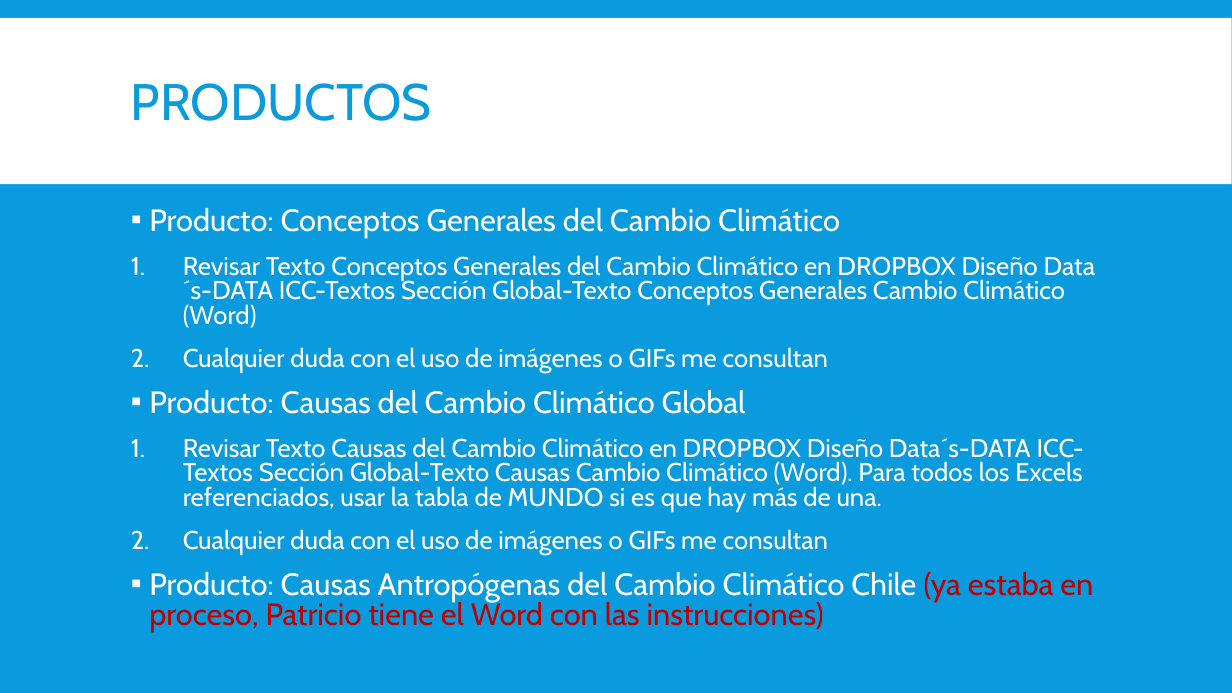
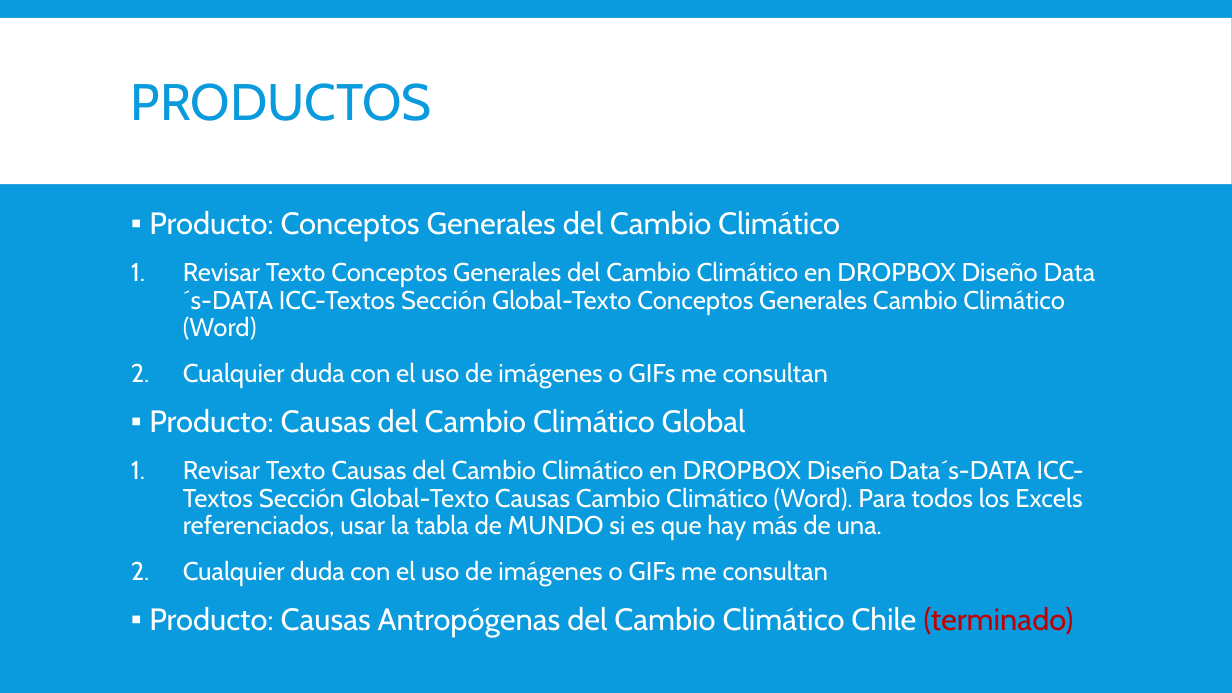
Before and after one commit to Sud-Austral/DATA-ICC, a slide deck: slide 2 of DATA CLIMA CREACION DE PRODUCTOS.pptx. Drawn at 1232x693 pixels with LibreOffice and Linux fonts; fonts in the diff are those of the drawing. Boxes give left, top, right and bottom in pixels: in the first picture for what was removed or moved away, otherwise in the second. Text is boxed around its words. In the diff, an @@ line names an element or a change of style, - is before the commit and + after.

```diff
--- a/DATA CLIMA CREACION DE PRODUCTOS.pptx
+++ b/DATA CLIMA CREACION DE PRODUCTOS.pptx
@@ text at [149, 211, 1096, 586]: line spacing 0.8 to 0.9 @@
@@ text at [149, 607, 1074, 637]: text changed; text colour #C00000 to #FFFFFF @@
-▪ Producto: Causas Antropógenas del Cambio Climático Chile (ya estaba en proceso, Patricio tiene el Word con las instrucciones)
+▪ Producto: Causas Antropógenas del Cambio Climático Chile (terminado)
```
Also in this commit, not shown: 3 other slides changed, 42 other files.
